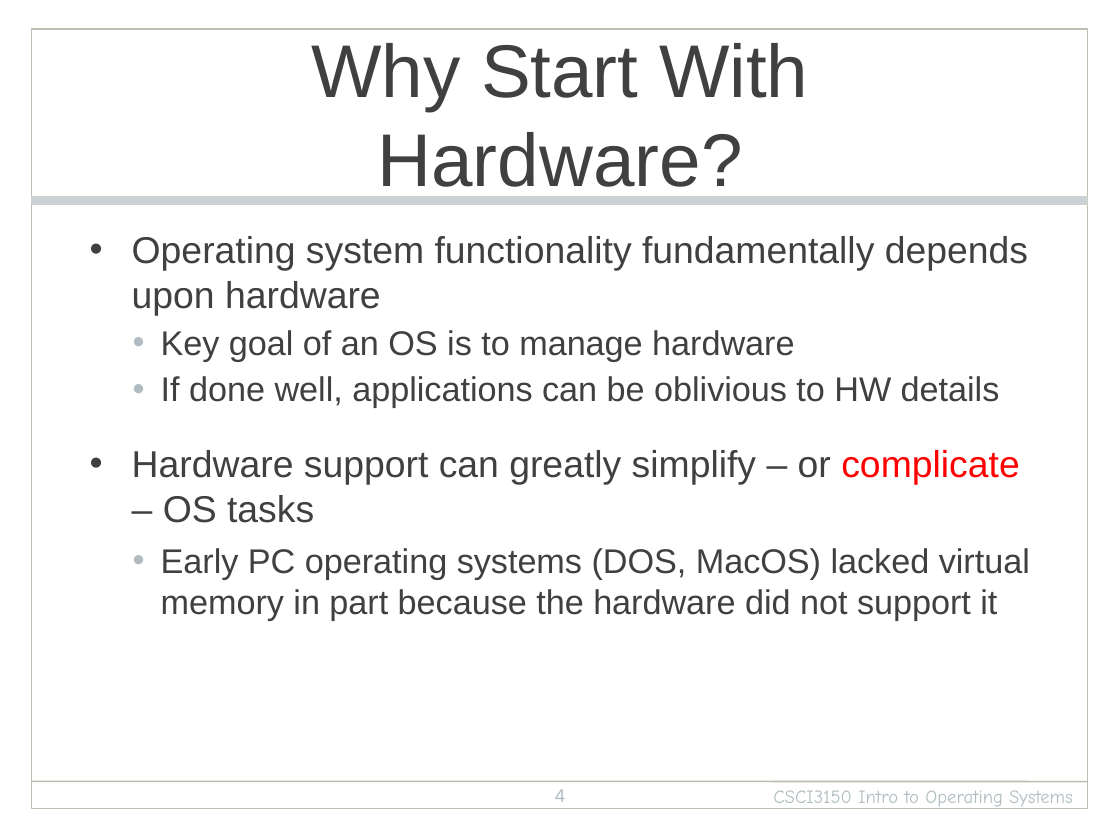
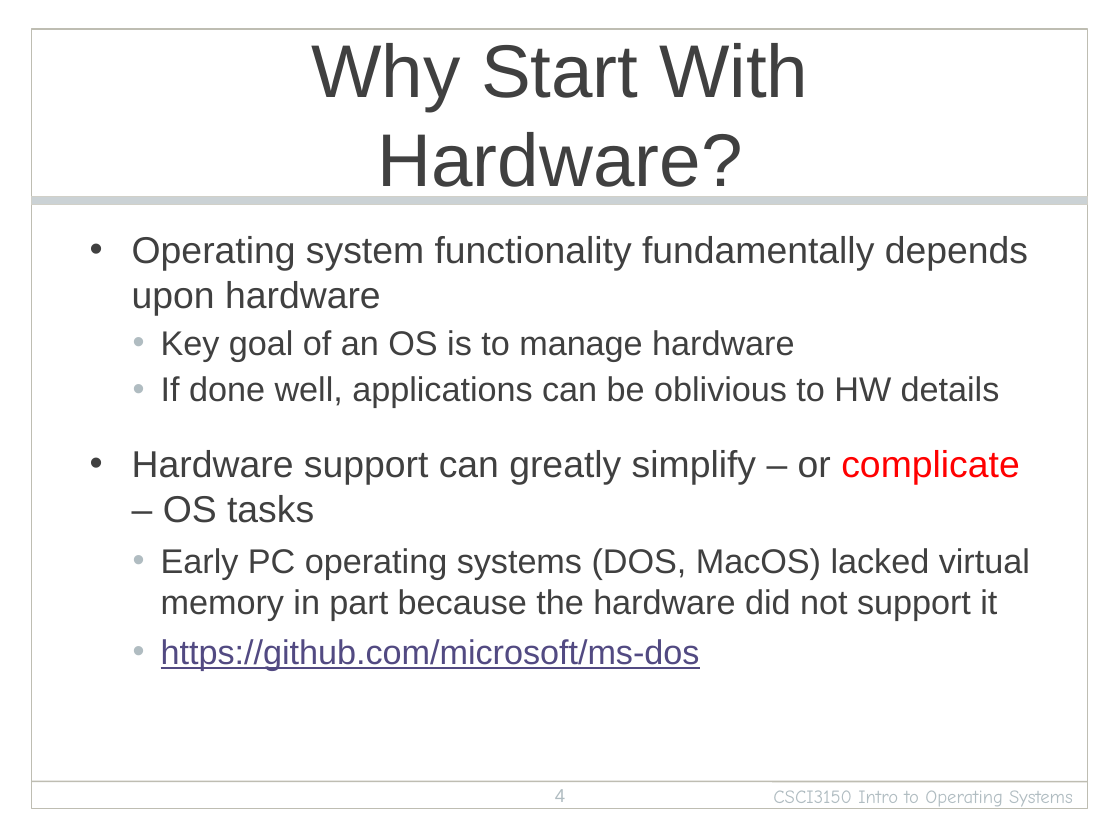
Before and after one commit to henryhxu/CSCI3150, a slide deck: slide 4 of lecture/lec2_arch.pptx. Drawn at 1120x840 pixels with LibreOffice and Linux fonts; fonts in the diff are those of the drawing; background and template pictures are left out. Boxes give left, top, right and bottom in pixels: in the first picture for what was removed or moved away, otherwise in the second. Text is boxed around its words. In the diff, an @@ line names an element or a change of style, - is before the commit and + after.

```diff
--- a/lecture/lec2_arch.pptx
+++ b/lecture/lec2_arch.pptx
@@ text at (161,639,700,671): paragraph added @@
+  • https://github.com/microsoft/ms-dos
```
Also in this commit, not shown: 2 other slides changed, 1 other file.
